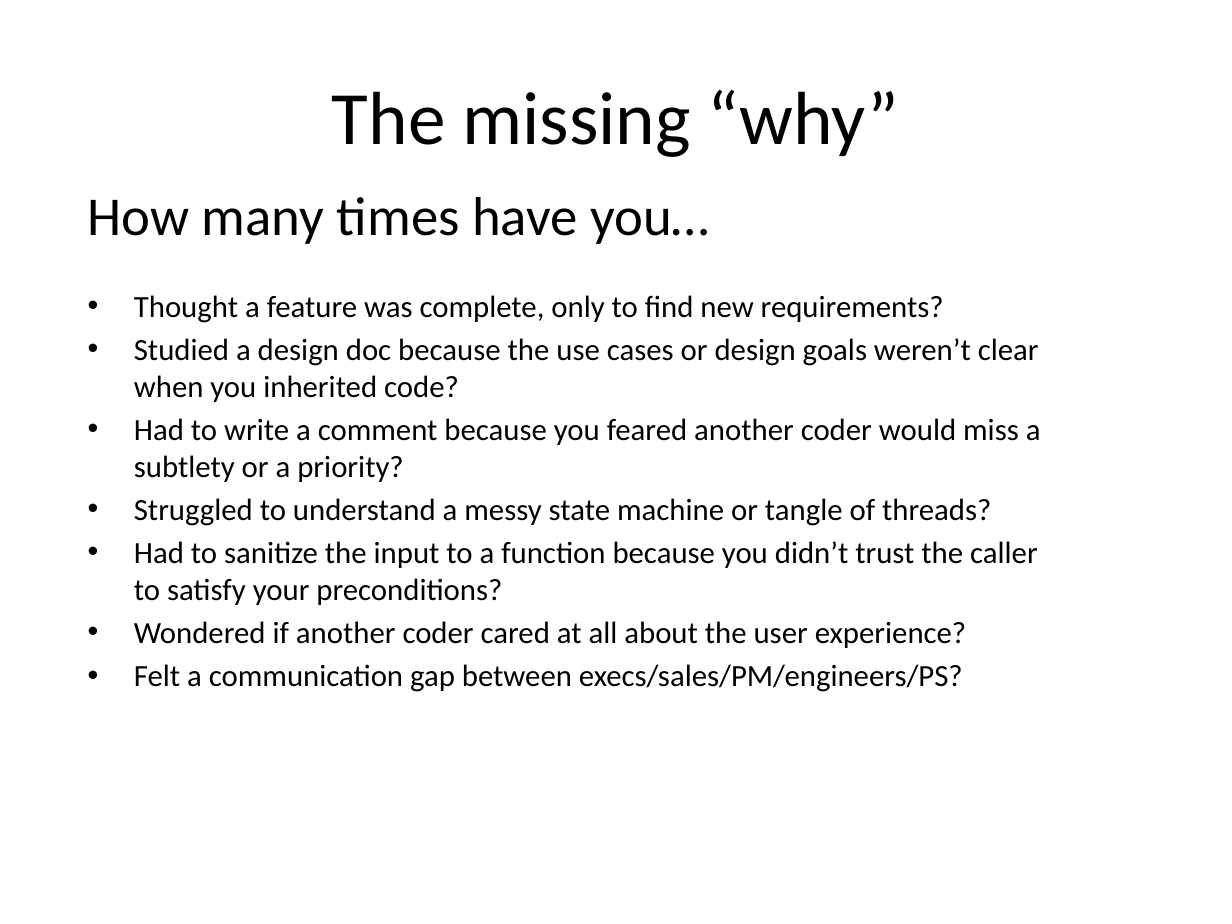
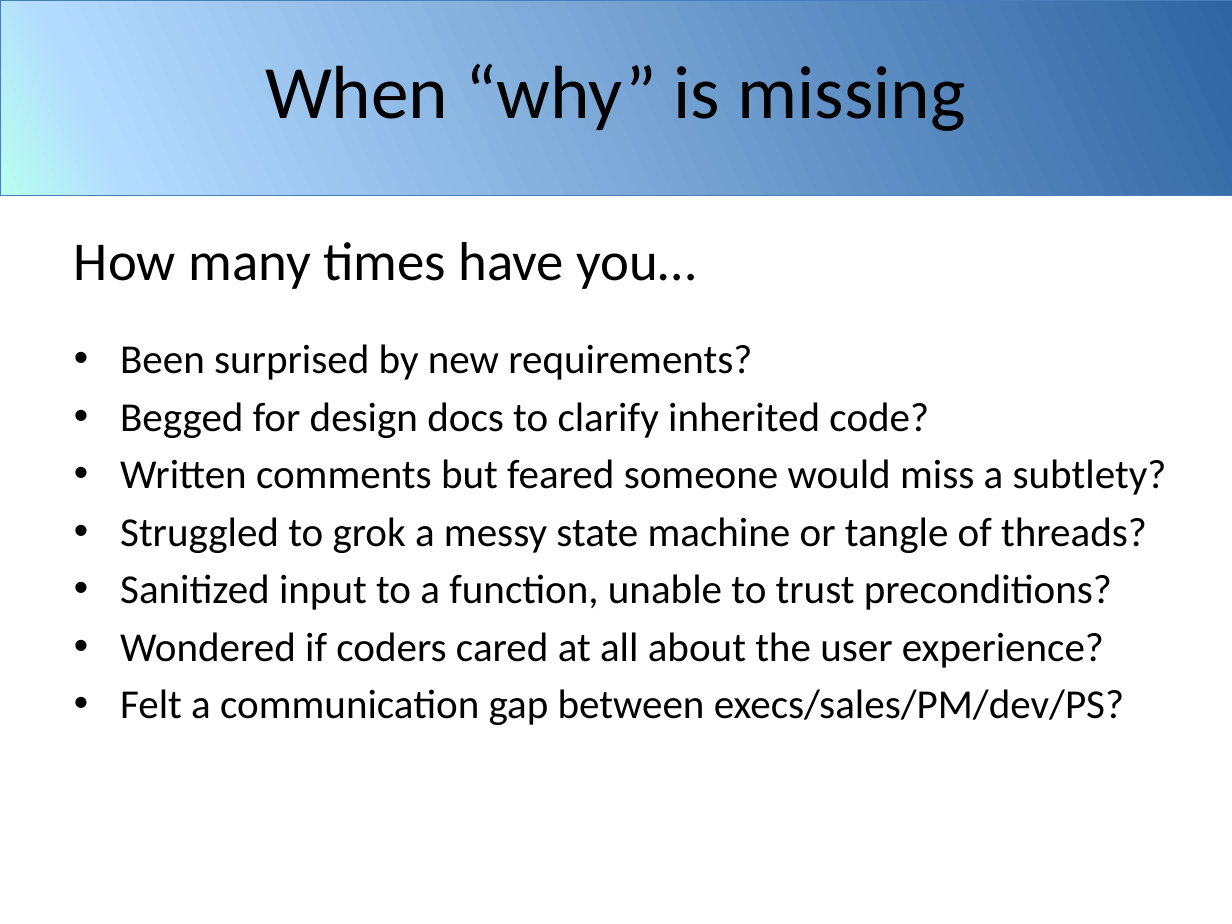
Before and after one commit to mikiec84/intent, a slide deck: slide 4 of assets/introducing-intent.pptx (slide 7 before the commit). Drawn at 1232x924 pixels with LibreOffice and Linux fonts; fonts in the diff are those of the drawing; background and template pictures are left out. Boxes give left, top, right and bottom in pixels: in the first picture for what was removed or moved away, otherwise in the second. Text is boxed around its words. In the diff, an @@ line names an element or a change of style, - is before the commit and + after.

```diff
--- a/assets/introducing-intent.pptx
+++ b/assets/introducing-intent.pptx
@@ rectangle added at (x1=0, y1=0, x2=1232, y2=195), fill gradient #3065A2 to #B3DAFF to #B8FFEF, outline #4B7EBC 0.25 pt @@
@@ rectangle added at (x1=0, y1=0, x2=1232, y2=195), fill gradient #3065A2 to #B3DAFF to #B8FFEF, outline #4B7EBC 0.25 pt @@
@@ title at (x1=265, y1=64, x2=965, y2=131): text changed @@
-The missing “why”
+When “why” is missing
@@ text "How many times have you…" moved from (x1=88, y1=197, x2=1041, y2=692) to (x1=74, y1=242, x2=1167, y2=725) @@
@@ text at (x1=120, y1=344, x2=1167, y2=725): text changed; size 18 to 24 pt @@
-• Thought a feature was complete, only to find new requirements?
-• Studied a design doc because the use cases or design goals weren’t clear when you inherited code?
-• Had to write a comment because you feared another coder would miss a subtlety or a priority?
-• Struggled to understand a messy state machine or tangle of threads?
-• Had to sanitize the input to a function because you didn’t trust the caller to satisfy your preconditions?
-• Wondered if another coder cared at all about the user experience?
-• Felt a communication gap between execs/sales/PM/engineers/PS?
+• Been surprised by new requirements?
+• Begged for design docs to clarify inherited code?
+• Written comments but feared someone would miss a subtlety?
+• Struggled to grok a messy state machine or tangle of threads?
+• Sanitized input to a function, unable to trust preconditions?
+• Wondered if coders cared at all about the user experience?
+• Felt a communication gap between execs/sales/PM/dev/PS?
```
Also in this commit, not shown: 22 other slides changed, 14 slides added, 2 slides removed.
